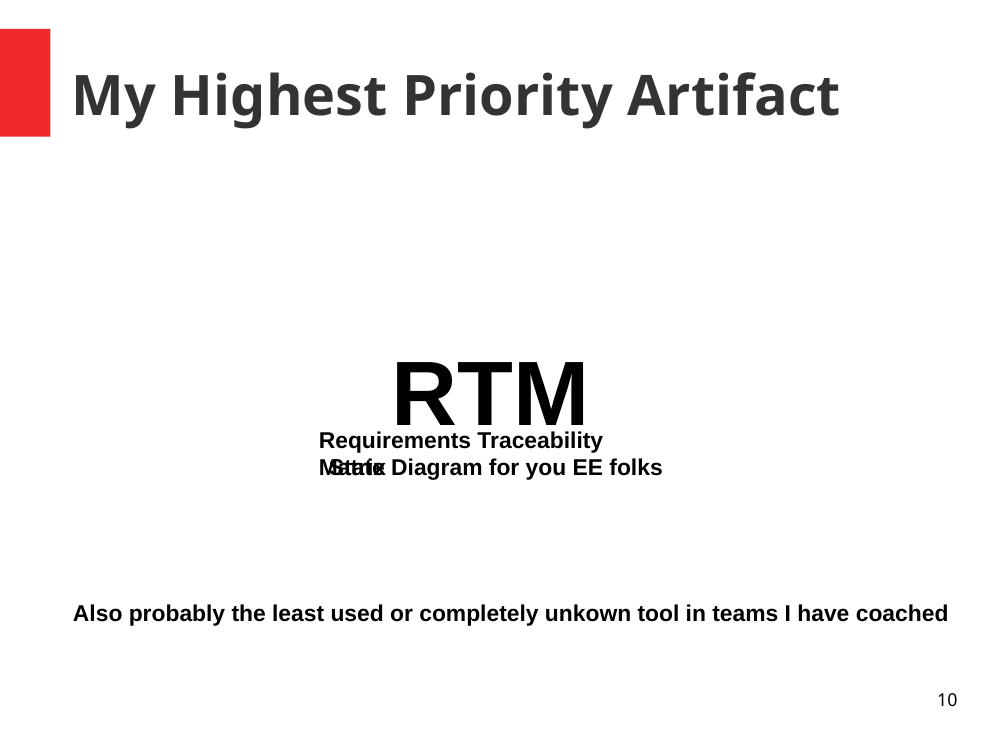
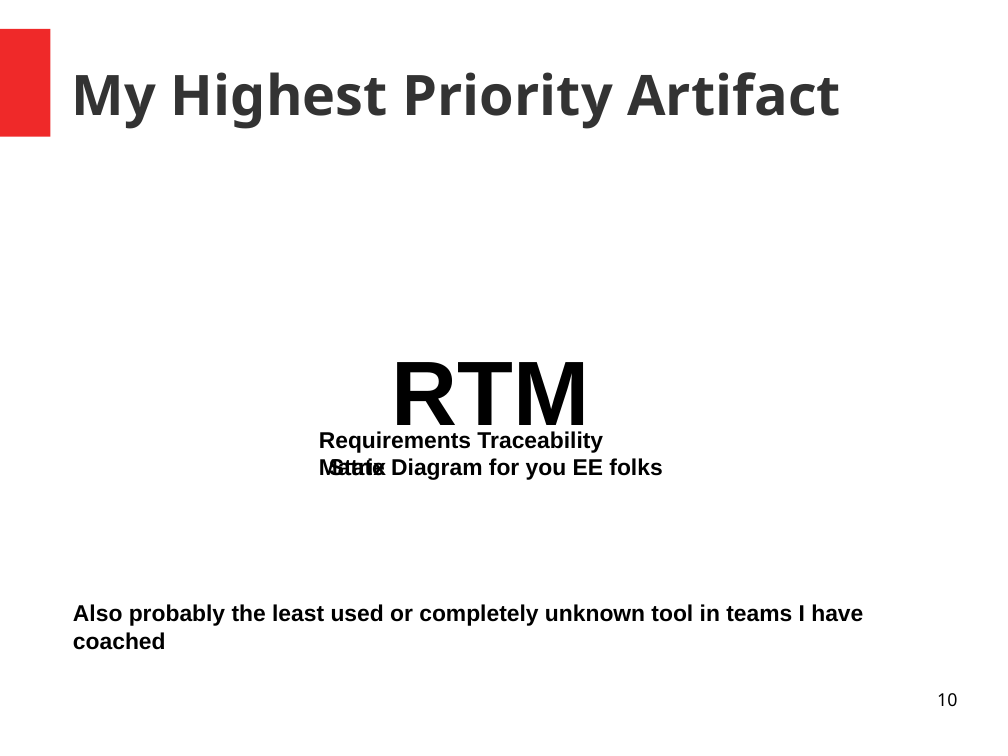
Before and after one commit to MrAbsaroka/Presentations, a slide deck: slide 10 of MattFerguson-0111-2021.11.04.odp. Drawn at 1008x756 pixels with LibreOffice and Linux fonts; fonts in the diff are those of the drawing. Boxes give left, top, right and bottom in pixels: in the first picture for what was removed or moved away, otherwise in the second. Text is boxed around its words. In the diff, an @@ line names an element or a change of style, - is before the commit and + after.

```diff
--- a/MattFerguson-0111-2021.11.04.odp
+++ b/MattFerguson-0111-2021.11.04.odp
@@ text at (73,604,863,650): text changed @@
-Also probably the least used or completely unkown tool in teams I have coached
+Also probably the least used or completely unknown tool in teams I have coached
```
Also in this commit, not shown: 5 other slides changed, 1 slide added, 3 slides removed.
